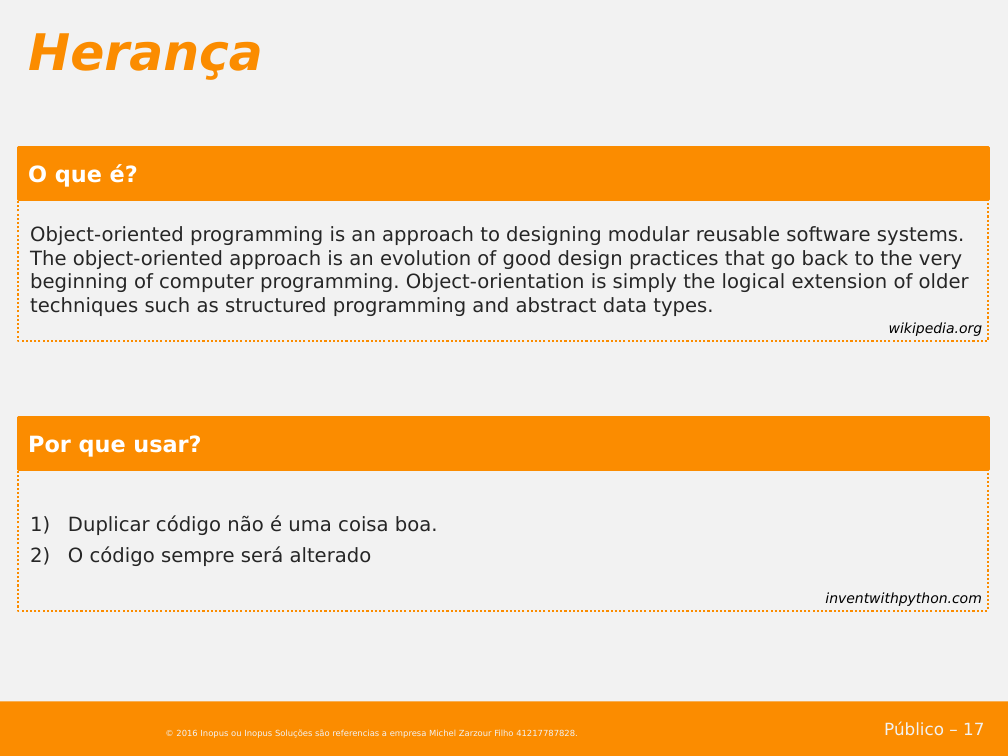
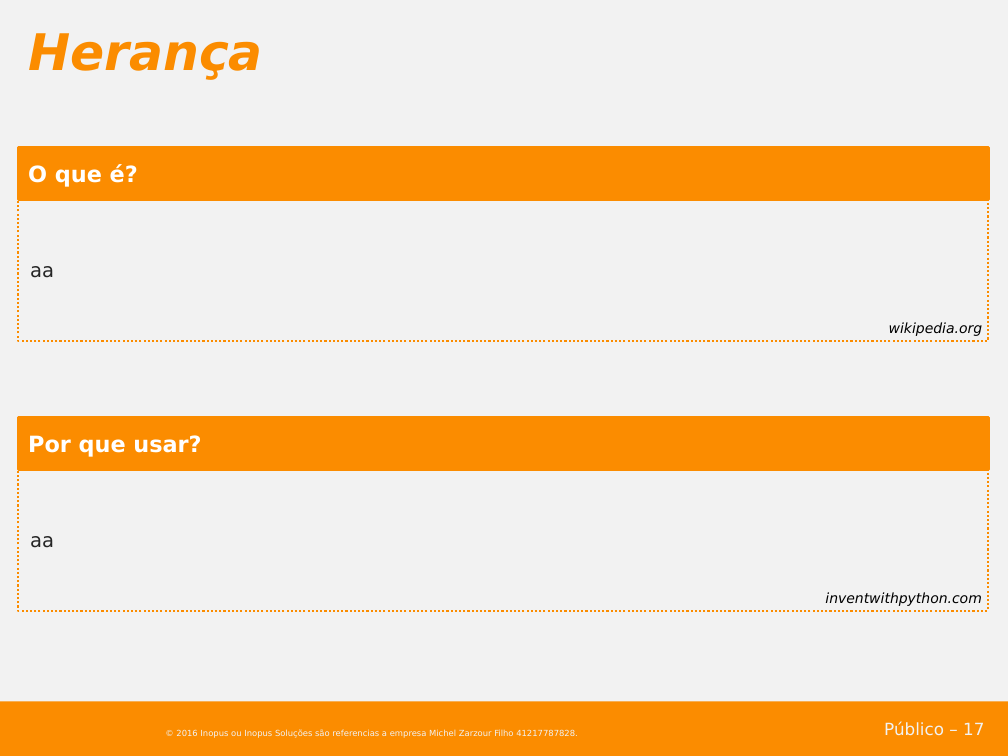
Before and after one commit to inopus/workshop-php-20161019, a slide deck: slide 17 of apresentacao/Workshop PHP 201610210136.pptx. Drawn at 1008x756 pixels with LibreOffice and Linux fonts; fonts in the diff are those of the drawing; background and template pictures are left out. Boxes give left, top, right and bottom in pixels: in the first picture for what was removed or moved away, otherwise in the second. Text is boxed around its words. In the diff, an @@ line names an element or a change of style, - is before the commit and + after.

Commit message:
apresentacao

```diff
--- a/apresentacao/Workshop PHP 201610210136.pptx
+++ b/apresentacao/Workshop PHP 201610210136.pptx
@@ text in rectangle at box(30, 266, 54, 278): text changed @@
-Object-oriented programming is an approach to designing modular reusable software systems. The object-oriented approach is an evolution of good design practices that go back to the very beginning of computer programming. Object-orientation is simply the logical extension of older techniques such as structured programming and abstract data types.
+aa
@@ text in rectangle at box(30, 536, 54, 548): text changed @@
-1) Duplicar código não é uma coisa boa.
-2) O código sempre será alterado
+aa
```
